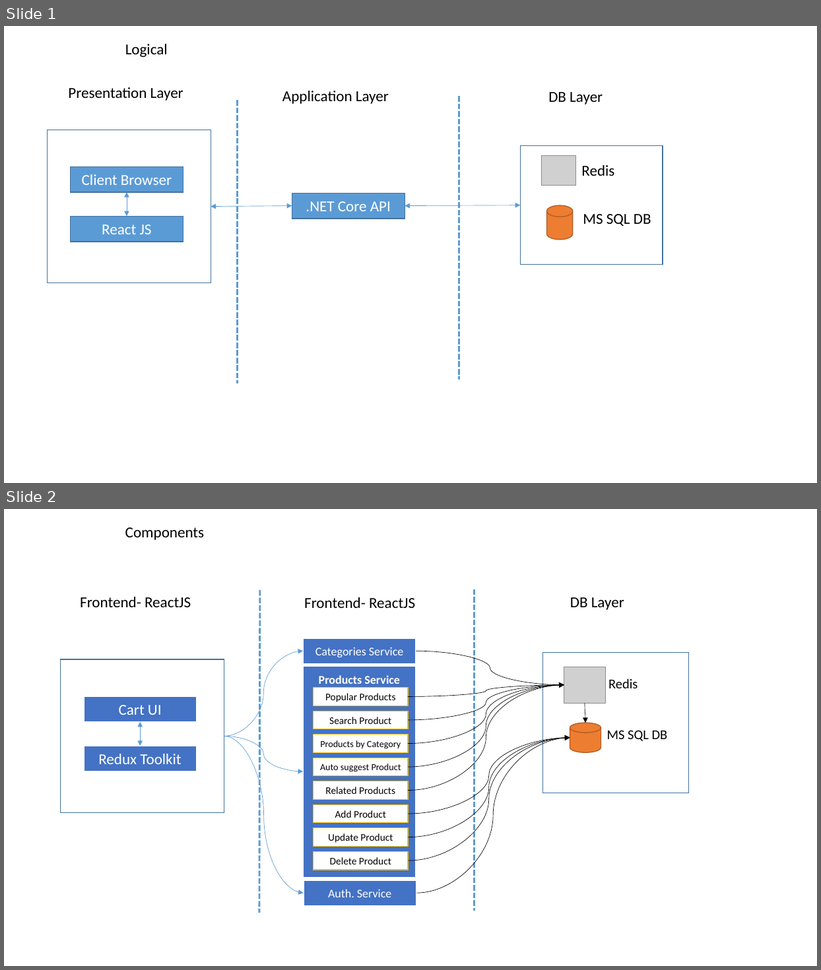
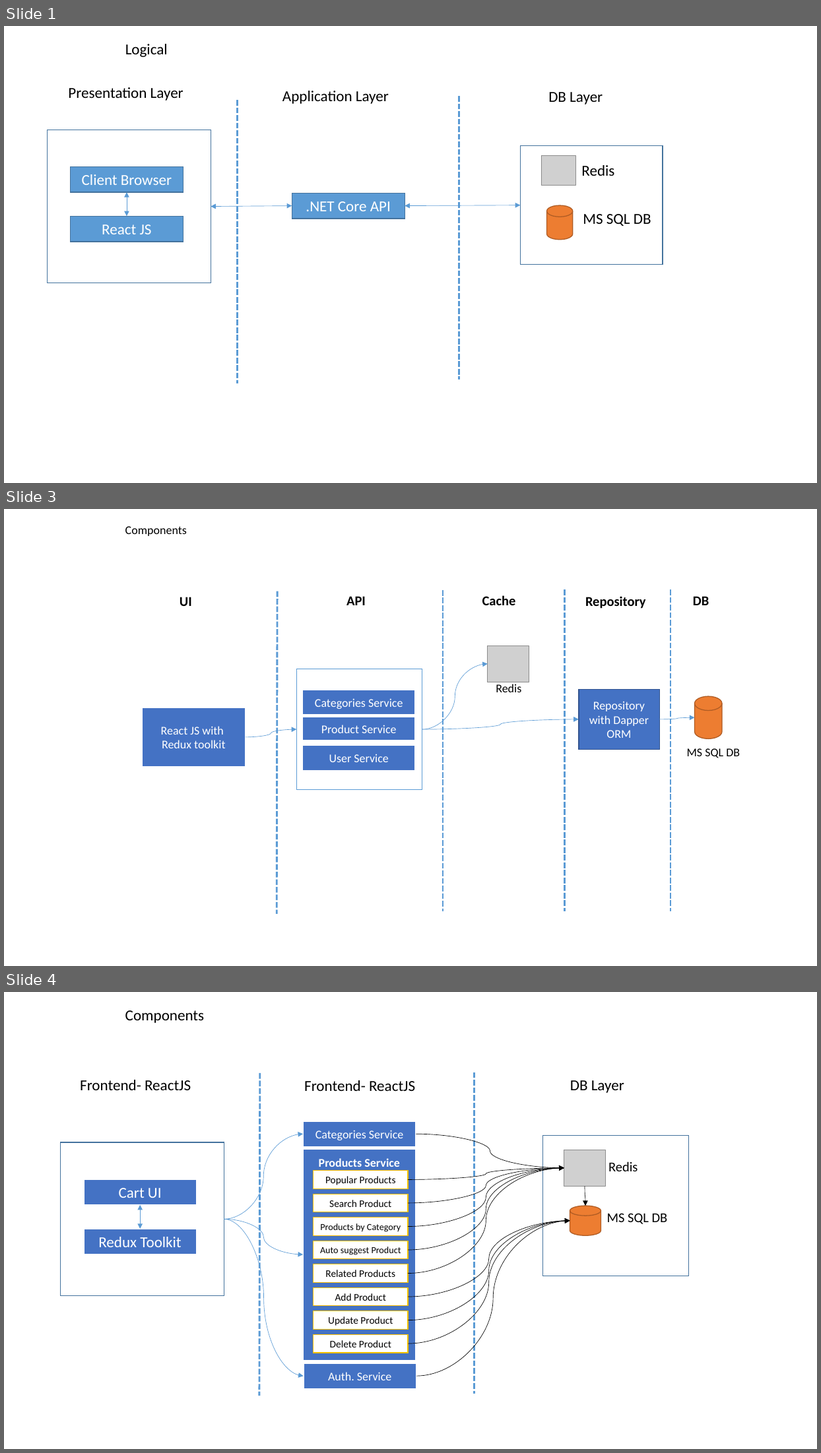
Before and after one commit to satyajitmajhiaus/smartcart, a slide deck: Artifacts/SM _ Deisgn ppt.pptx. Shown one above the other, each under a label of ours: slides 1 and 2 before the commit, slides 1, 3 and 4 after it; the slides between them are not shown. The pictures are 821x970 and 821x1453 pixels, drawn with LibreOffice and Linux fonts; fonts in the diff are those of the drawing; grey boxes stand for pictures. Boxes give left, top, right and bottom in pixels: in the first picture for what was removed or moved away, otherwise in the second. Text is boxed around its words. In the diff, an @@ line names an element or a change of style, - is before the commit and + after.

```diff
--- a/Artifacts/SM _ Deisgn ppt.pptx
+++ b/Artifacts/SM _ Deisgn ppt.pptx
@@ slide 3 added at [4, 509, 817, 966], background #FFFFFF @@
@@ text added at [125, 526, 187, 536], 14 pt, text #000000 @@
+Components
@@ text added at [180, 597, 192, 606], 16 pt, text #000000, bold @@
+UI
@@ line added from (277, 591) to (277, 914), #5B9BD5 2.25 pt dashed @@
@@ text added at [347, 596, 366, 605], 16 pt, text #000000, bold @@
+API
@@ line added from (443, 590) to (443, 912), #5B9BD5 2.25 pt dashed @@
@@ text added at [482, 595, 516, 605], 16 pt, text #000000, bold @@
+Cache
@@ line added from (565, 590) to (565, 912), #5B9BD5 2.25 pt dashed @@
@@ text added at [585, 596, 646, 609], 16 pt, text #000000, bold @@
+Repository
@@ line added from (671, 590) to (671, 912), #5B9BD5 2.25 pt dashed @@
@@ text added at [693, 596, 709, 605], 16 pt, text #000000, bold @@
+DB
@@ picture added at [488, 646, 529, 682] @@
@@ curved arrow added from (422, 730) to (488, 664), #5B9BD5 0.5 pt @@
@@ rectangle added at [297, 669, 422, 789], fill #FFFFFF, outline #5B9BD5 1 pt @@
@@ text added at [496, 684, 521, 692], 14 pt, text #000000 @@
+Redis
@@ rectangle added at [303, 690, 416, 715], fill #4472C4, outline #FFFFFF 1.5 pt, 14 pt, text #FFFFFF @@
+Categories Service
@@ rectangle added at [580, 690, 660, 749], fill #4472C4, outline #325491 1 pt, 14 pt, text #FFFFFF @@
+Repository with Dapper ORM
@@ cylinder added at [695, 696, 723, 739], fill #ED7D31, outline #AF5C24 1 pt @@
@@ rectangle added at [142, 707, 245, 767], fill #4472C4, outline #FFFFFF 1.5 pt, 14 pt, text #FFFFFF @@
+React JS with
+Redux toolkit
@@ rectangle added at [303, 717, 416, 741], fill #4472C4, outline #FFFFFF 1.5 pt, 14 pt, text #FFFFFF @@
+Product Service
@@ curved arrow added from (422, 730) to (580, 720), #5B9BD5 0.5 pt @@
@@ curved arrow added from (660, 720) to (695, 718), #5B9BD5 0.5 pt @@
@@ curved arrow added from (246, 737) to (297, 730), #5B9BD5 0.5 pt @@
@@ rectangle added at [303, 745, 416, 770], fill #4472C4, outline #FFFFFF 1.5 pt, 14 pt, text #FFFFFF @@
+User Service
@@ text added at [687, 749, 740, 758], 14 pt, text #000000 @@
+MS SQL DB
@@ what was slide 2 is now slide 4 @@
```
Also in this commit, not shown: 1 other slide added, 6 other files.
